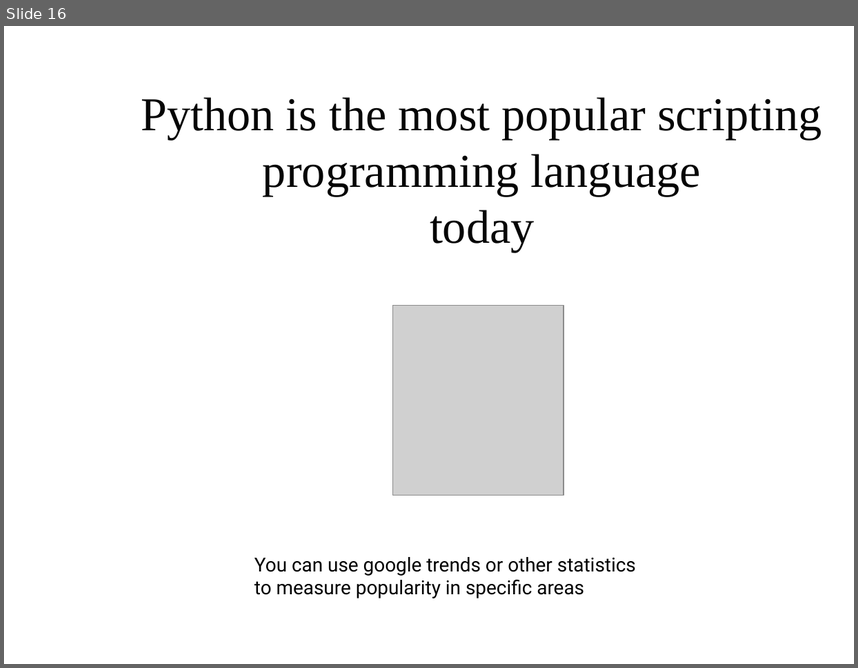
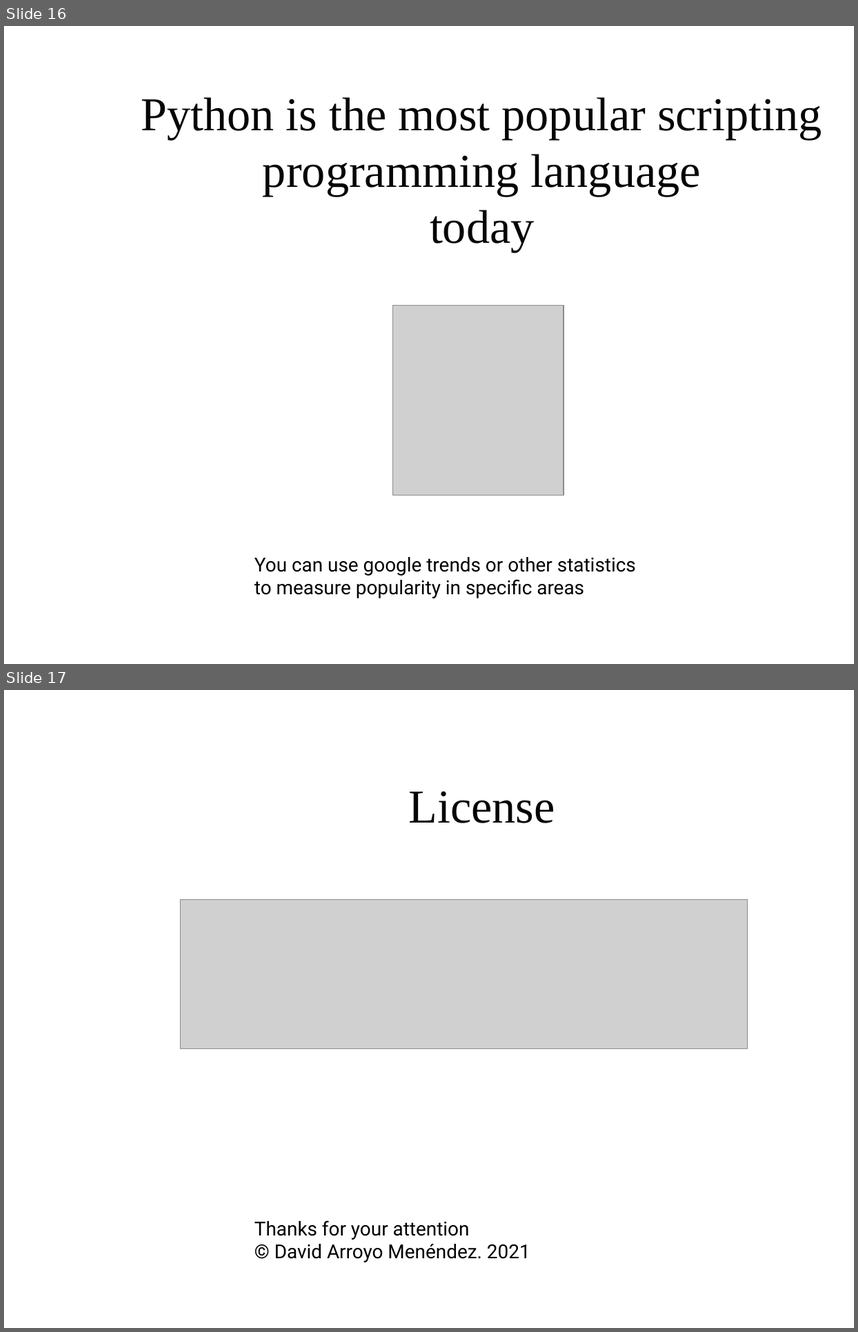
Before and after one commit to davidam/python-examples, a slide deck: slides/python-popular.odp. Shown one above the other, each under a label of ours: slide 16 before the commit, slides 16 and 17 after it. The pictures are 858x668 and 858x1332 pixels, drawn with LibreOffice and Linux fonts; fonts in the diff are those of the drawing; grey boxes stand for pictures; background and template pictures are left out. Boxes give left, top, right and bottom in pixels: in the first picture for what was removed or moved away, otherwise in the second. Text is boxed around its words. In the diff, an @@ line names an element or a change of style, - is before the commit and + after.

```diff
--- a/slides/python-popular.odp
+++ b/slides/python-popular.odp
@@ slide 17 added at [4, 690, 854, 1328], background picture (left out) @@
@@ title added at [409, 791, 555, 823], 44 pt, text #050505 @@
+License
@@ picture added at [180, 900, 748, 1049] @@
@@ text added at [254, 1220, 530, 1262], 18 pt, text #000000 @@
+Thanks for your attention
+© David Arroyo Menéndez. 2021
```
Also in this commit, not shown: 1 slide changed, 1 other file.
